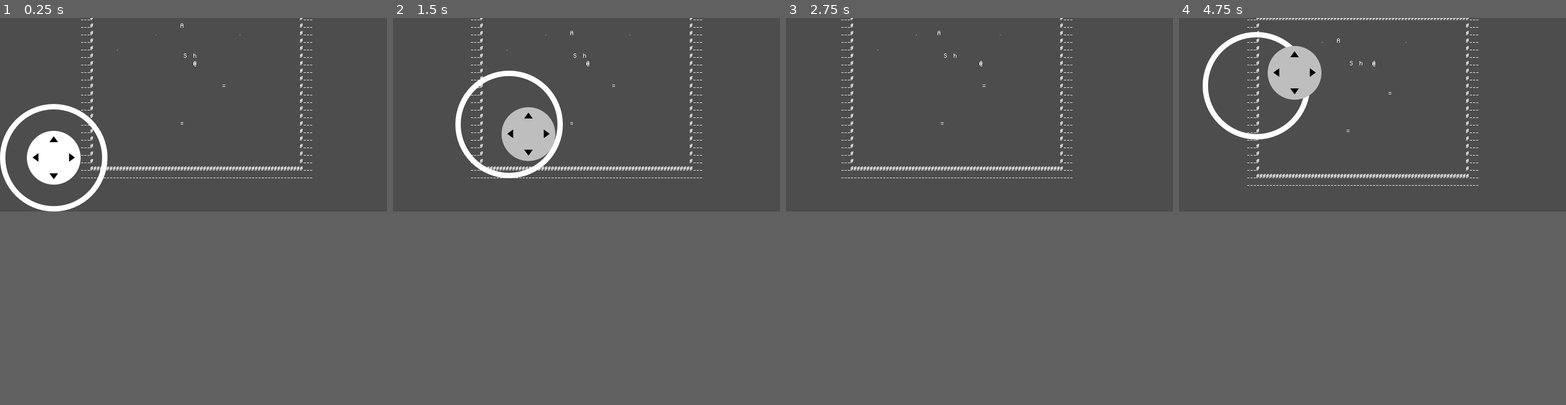
Above: before the commit, frames 1-4 (left to right).
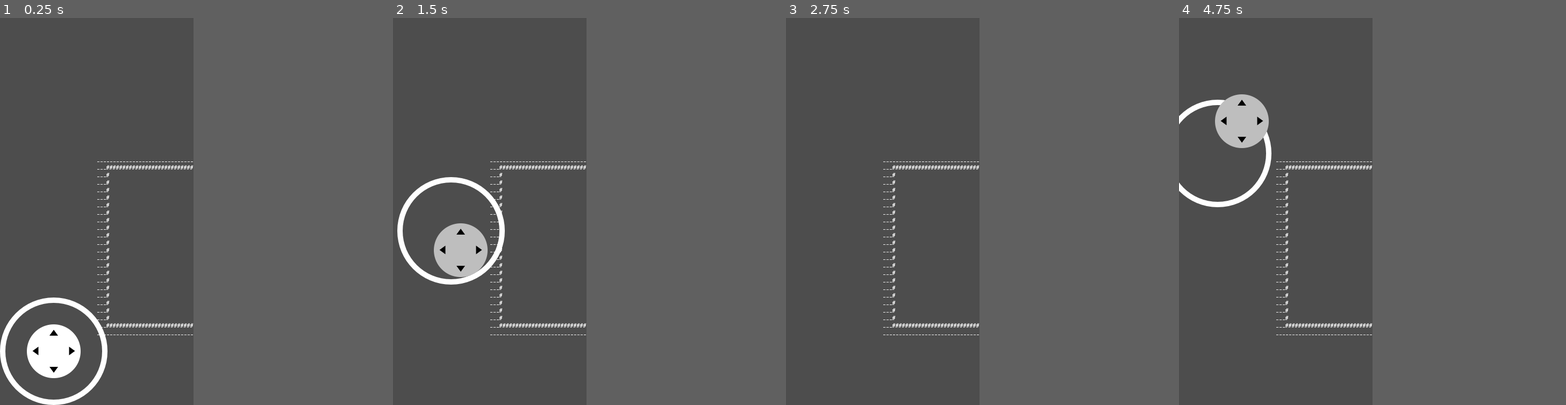
Above: after the commit, the same moments.

Repository: s6industries/project-x
Game: Godot game, scene res://world.tscn
Two runs of this game, one before a commit and one after it. Both use one fixed random seed, a clock stepped at 60 frames per second and the inputs below.
Inputs (mouse positions are in pixels of both pictures, inside the frame that each line leads up to):
- Up to frame 1 (0.25 s): no input
- Up to frame 2 (1.5 s): tap Enter at 0.5 s; move the mouse to (671, 103) at 0.52 s; hold Right (ui_right) 0.53-1.25 s; tap T at 0.6 s; click (671, 103) at 0.67 s; tap Space at 1.25 s; drag from (509, 126) to (567, 153) at 1.27 s
- Up to frame 3 (2.75 s): move the mouse to (1018, 72) at 2.02 s; hold Right (ui_right) from 2.03 s (still down); tap T at 2.1 s
- Up to frame 4 (4.75 s): release Right (ui_right) at 2.75 s; drag from (1353, 153) to (1256, 83) at 2.77 s; move the mouse to (1488, 141) at 3.52 s; hold Left (ui_left) 3.53-4.25 s; tap T at 3.6 s; drag from (1256, 83) to (1314, 64) at 4.27 s
In our replay, the window is 720x360 before the commit and 360x720 after it. These sizes can differ from the game's own. Grey fills any space a smaller window leaves; there, only what the larger window draws over its background counts as a difference.

The runs differ from the first frame. In frame 1, 6.4% of the frame differs, in the area x 0-81%, y 0-100%; in frame 2, 6.3%; in frame 3, 0.9%; in frame 4, 5.6%.

Commit message:
refactor tests for dev environment

Diff:
--- a/agent_world.gd
+++ b/agent_world.gd
@@ -15,6 +15,8 @@
 
 var timer:Timer
 var tick_interval:float
+var autostart_timer: bool
+
 
 static func generate_coordinates(_z, _y, _x):
 	var coordinates = []
@@ -40,6 +42,30 @@
 	return coordinates
 
 
+func _init(size_3D:Vector3i, _autostart_timer: bool):
+	print("AgentWorld %d, %d, %d " % [size_3D.x, size_3D.y, size_3D.z])
+#	coordinates = generate_coordinates(size_3D.x, size_3D.y, size_3D.z)
+	coordinates = generate_coordinates(size_3D.z, size_3D.y, size_3D.x)
+	print(coordinates)
+	autostart_timer = _autostart_timer
+
+
+# Called when the node enters the scene tree for the first time.
+func _ready():
+	print("_ready AgentWorld ")
+	if (autostart_timer):
+		tick_interval = 1.0
+		initiate_timer()
+	else:
+		print("must manually initiate_timer() or tick()")
+
+
+# Called every frame. 'delta' is the elapsed time since the previous frame.
+func _process(delta):
+
+	pass
+
+
 func initiate_timer():
 	timer = Timer.new()
 	timer.set_one_shot(false)
@@ -158,26 +184,6 @@
 			entity.agent.create_memory(goal_type, goal_target)
 
 	return result
-
-
-func _init(size_3D:Vector3i):
-	print("AgentWorld %d, %d, %d " % [size_3D.x, size_3D.y, size_3D.z])
-#	coordinates = generate_coordinates(size_3D.x, size_3D.y, size_3D.z)
-	coordinates = generate_coordinates(size_3D.z, size_3D.y, size_3D.x)
-	print(coordinates)
-
-
-# Called when the node enters the scene tree for the first time.
-func _ready():
-	print("_ready AgentWorld ")
-	tick_interval = 1.0
-	initiate_timer()
-
-
-# Called every frame. 'delta' is the elapsed time since the previous frame.
-func _process(delta):
-
-	pass
 
 
 func get_entity_by_id(_id:String) -> Entity:
--- a/metabot_simulator.gd
+++ b/metabot_simulator.gd
@@ -9,6 +9,25 @@
 var timer: Timer = null
 var metabots = []
 var tick_interval = 1.0
+var timer_autostart: bool
+
+
+func _init(_timer_autostart: bool):
+	print("MetabotSimulator")
+	timer_autostart = _timer_autostart
+
+
+# Called when the node enters the scene tree for the first time.
+func _ready():
+	print("_ready")
+	if timer_autostart:
+		initiate_timer()
+
+
+# Called every frame. 'delta' is the elapsed time since the previous frame.
+func _process(delta):
+	pass
+
 
 func initiate_timer():
 	timer = Timer.new()
@@ -19,14 +38,9 @@
 	timer.start(tick_interval)
 
 func tick():
-	print("TICK.")
+	print("TICK MetabotSimulator")
 	for mbot in metabots:
 		mbot.tick()
-
-# Called when the node enters the scene tree for the first time.
-func _ready():
-	print("_ready")
-	initiate_timer()
 
 
 func plant_potato(id: int):
@@ -53,14 +67,3 @@
 		return true
 
 	return false
-
-
-# Called every frame. 'delta' is the elapsed time since the previous frame.
-func _process(delta):
-	pass
-
-
-func _init():
-	print("MetabotSimulator")
-
-#	var mbot = Metabot.new()
--- a/project.godot
+++ b/project.godot
@@ -69,8 +69,8 @@
 
 [display]
 
-window/size/viewport_width=720
-window/size/viewport_height=360
+window/size/viewport_width=360
+window/size/viewport_height=720
 window/handheld/orientation=1
 window/stretch/mode="viewport"
 window/stretch/aspect="expand"
--- a/world.gd
+++ b/world.gd
@@ -5,6 +5,9 @@
 @export var player_marker: Marker2D
 @export var button: Button
 @export var button2: Button
+
+enum Env { DEV, PROD }
+const env: Env = Env.DEV
 
 enum State { IDLE, MOVING, ACTION, DELAY }
 const PLAYER = "@"
@@ -91,6 +94,15 @@
 	# water and minerals added to soil, its pools increase, the attached seed passes to the plant metabot
 	var e_soil = AgentWorld.Entity.new(placement, shareable_placement, nonshareable_placement, detectable)
 	agent_world.add_entity(e_soil, location)
+
+
+func spawn_potato(location: Vector3i):
+	metabots[id] = [0, Vector2i(20, 10)]
+	var potato = metabot_simulator.plant_potato(id)
+#	potato.life_stage_progressed.connect(self.potato_life_stage_progressed.bind(stage))
+	potato.connect("life_stage_progressed", self.potato_life_stage_progressed)
+	id += 1
+	pass
 
 
 func load_world():
@@ -116,7 +128,7 @@
 	var num_cols = world_map[0].length()
 
 	# Instantiate Agent World
-	agent_world = AgentWorld.new(Vector3i(num_cols, num_rows, 1))
+	agent_world = AgentWorld.new(Vector3i(num_cols, num_rows, 1), true)
 	# Spawn the entities
 	for y2 in range(num_rows):
 		for x2 in range(num_cols):
@@ -145,9 +157,10 @@
 	add_child(timer)
 
 
-func initiate_metabots():
-	metabot_simulator = MetabotSimulator.new()
+func initiate_metabots_test():
+	metabot_simulator = MetabotSimulator.new(false)
 	add_child(metabot_simulator)
+
 
 # Called when the node enters the scene tree for the first time.
 func _ready():
@@ -156,14 +169,29 @@
 	button2.text = "Use"
 	button2.hide()
 
-	load_world()
-	initiate_timer()
+	if env == Env.PROD:
+		load_world()
+		initiate_timer()
+	elif env == Env.DEV:
+		initiate_metabots_test()
+		# test_metabots()
+		test_entities_with_metabots()
+
+		var tick_limit = 6
+		for t in tick_limit:
+			agent_world.tick()
 
 	# TODO setup scenarios from data file (SQLite?)
-	# agent_world = AgentWorld.new(Vector3i(3, 4, 1))
+
+
+# START TESTS
 
 
 func test_metabots():
+
+	# var agent_world = AgentWorld.new(Vector3i(num_cols, num_rows, 1), true)
+	agent_world = AgentWorld.new(Vector3i(3, 4, 1), true)
+
 	# metabots plant potat AT
 	metabots[id] = [0, Vector2i(20, 10)]
 	var potato = metabot_simulator.plant_potato(id)
@@ -180,75 +208,35 @@
 
 
 func test_entities_with_metabots():
-	metabots[id] = [0, Vector2i(20, 10)]
-	var potato = metabot_simulator.plant_potato(id)
-#	potato.life_stage_progressed.connect(self.potato_life_stage_progressed.bind(stage))
-	potato.connect("life_stage_progressed", self.potato_life_stage_progressed)
-	id += 1
-
-	var placement:Array
-	var shareable_placement:Array
-	var nonshareable_placement:Array
-	var detectable:Array
-	var tags:Array
-
-	placement = [
-		"seed",
-		"grounded",
-	]
-	# world layers which entities of type can share a world zone.
-	shareable_placement = [
-		"grounded",
-	]
-	# world layers which entities of type can NOT share a world zone.
-	nonshareable_placement = [
-		"seed",
-	]
-	# which senses can detect this entity
-	detectable = [
-		"vision"
-	]
-	tags = [
-		"seed"
-	]
+	agent_world = AgentWorld.new(Vector3i(3, 4, 1), true)
 
 	# TODO implement seed source (as spaceship / headquarters?)
 	var e_seed_locations = [
 		Vector3i(1, 1, 0),
 	]
 	for location in e_seed_locations:
-		var e_seed = AgentWorld.Entity.new(placement, shareable_placement, nonshareable_placement, detectable, tags)
-		agent_world.add_entity(e_seed, location)
-
-
-	placement = [
-		"soil",
-		"grounded",
+		spawn_seed(location)
+
+	var e_soil_locations = [
+		Vector3i(1, 2, 0),
 	]
-	# world layers which entities of type can share a world zone.
-	shareable_placement = [
-		"grounded",
+	for location in e_soil_locations:
+		spawn_tilled_soil(location)
+
+	var e_android_locations = [
+		Vector3i(1, 3, 0),
 	]
-	# world layers which entities of type can NOT share a world zone.
-	nonshareable_placement = [
-		"soil",
-	]
-	# which senses can detect this entity
-	detectable = [
-		"vision"
-	]
-	tags = [
-		"soil"
-	]
+	for location in e_soil_locations:
+		spawn_android(location)
+
+
 
 	# on soil created, it should have pools of water and minerals that plants buried in it will use to grow
 	# soil becomes a passthrough entity for plant metabots attached to it
 	# water and minerals added to soil, its pools increase, the attached seed passes to the plant metabot
 
 
-# func initiate_agents():
-# 	# TODO setup scenarios from data file (SQLite?)
-# 	agent_world = AgentWorld.new(Vector3i(3, 4, 1))
+# END TESTS
 
 
 func on_new_soil(_self:AgentWorld.Entity):
@@ -272,18 +260,19 @@
 
 # Called every frame. 'delta' is the elapsed time since the previous frame.
 func _physics_process(_delta):
-	match state:
-		State.IDLE:
-			idle_state()
-		State.MOVING:
-			moving_state()
-		State.ACTION:
-			action_state()
-		State.DELAY:
-			# do nothing
-			pass
-	update_world()
-	update_inventory()
+	if env == Env.PROD:
+		match state:
+			State.IDLE:
+				idle_state()
+			State.MOVING:
+				moving_state()
+			State.ACTION:
+				action_state()
+			State.DELAY:
+				# do nothing
+				pass
+		update_world()
+		update_inventory()
 
 
 func get_player_input():
Not shown, changed: export_presets.cfg
Not shown, changed: .gitignore
